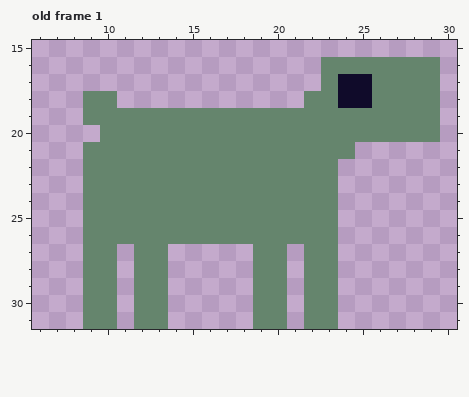
One commit to this pixel-art file: creatures/creatura.aseprite. Above is the file before it was changed.
32x32 pixels, 1 frame. Shown: old frame 1: x 6..30, y 15..31. The commit also changed other frames, which this record leaves out.
New version:
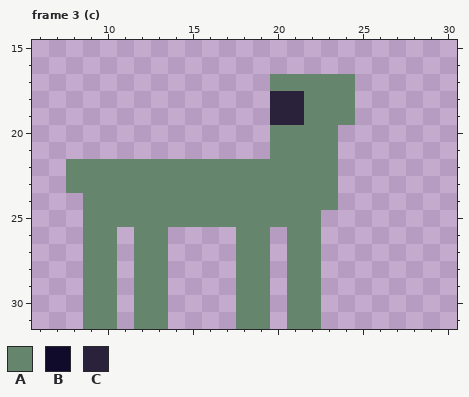
Palette (. is transparent): A #65856d  B #100b2a  C #2a213a
A new or re-ordered frame is compared with the old frame closest to it.
Difference:
frames 1 -> 4
Frame 3 (c) is new; against old frame 1, layer "Layer 2":
y 16: x 23..29 AAAAAAA -> .......
y 17: x 20..22 ... -> AAA; x 24..29 BBAAAA -> A.....
y 18: x 9..10 AA -> ..; x 20..21 .. -> CC; x 24..29 BBAAAA -> A.....
y 19: x 9..21 AAAAAAAAAAAAA -> ...........CC; x 25..29 AAAAA -> .....
y 20: x 10..19 AAAAAAAAAA -> ..........; x 24..29 AAAAAA -> ......
y 21: x 9..19 AAAAAAAAAAA -> ...........; x 24 A -> .
y 22..23: x 8 . -> A
y 25: x 23 A -> .
y 26: x 11 A -> .; x 14..17 AAAA -> ....; x 20 A -> .; x 23 A -> .
y 27..31: x 18 . -> A; x 20..21 A. -> .A; x 23 A -> .
Changed places in both pictures, as pixel boxes (x1, y1, x2, y2):
changed: (66, 57, 440, 329)
